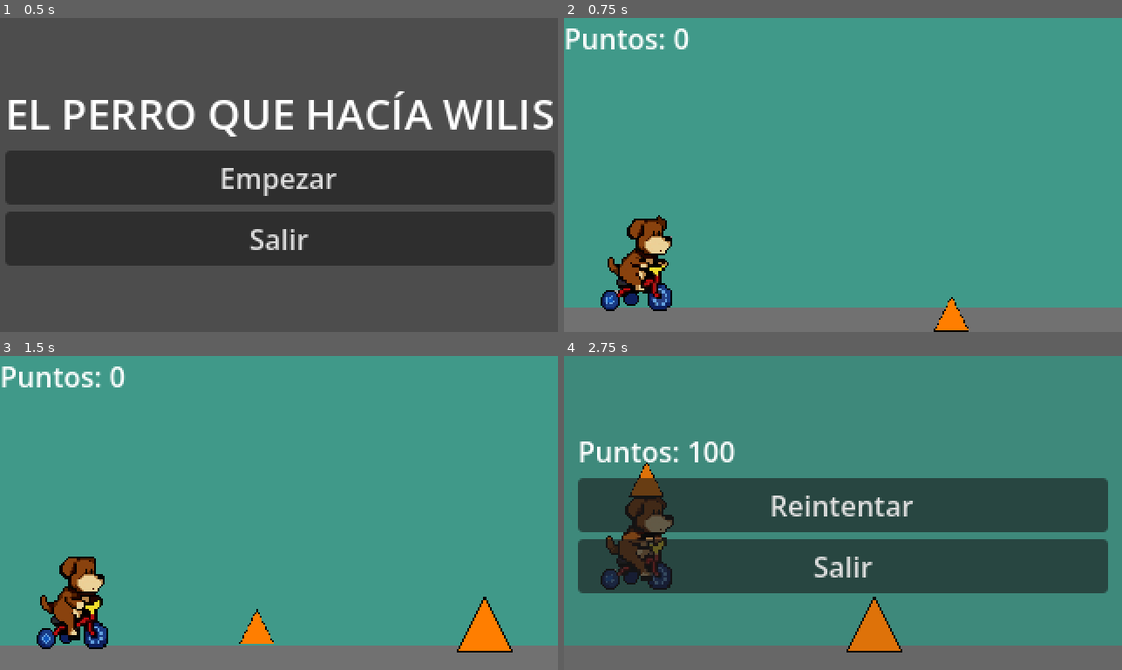
Above: before the commit, frames 1-4 (two rows, left to right).
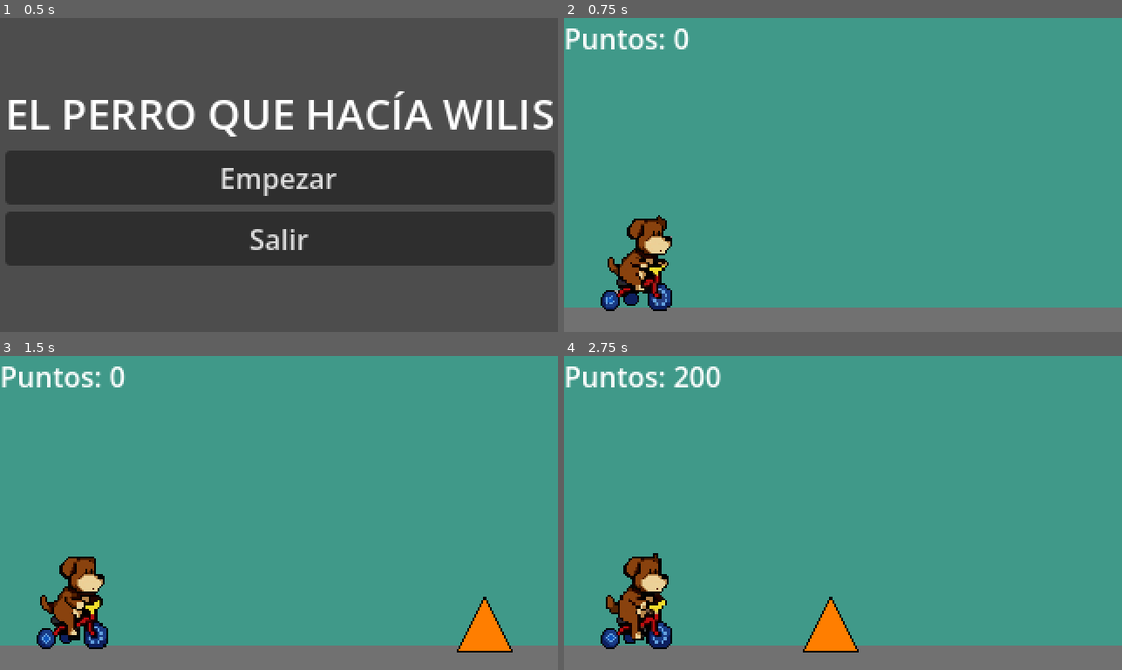
Above: after the commit, the same moments.

Repository: agusgonz/sideproject-gamejam
Game: Godot game, scene res://UI/MenuInicio.tscn
Same seed, same stepped clock (60 frames per second), same inputs: the game is played once before the commit and once after it.
Inputs:
- Up to frame 1 (0.5 s): no input
- Up to frame 2 (0.75 s): click "Empezar" at 0.5 s
- Up to frame 3 (1.5 s): tap Down (crouch) at 1.35 s
- Up to frame 4 (2.75 s): tap Space (jump) at 1.52, 2.27 s; tap Down (crouch) at 2.1 s

Frame 1 is identical in both runs. In frame 2, 0.4% of the frame differs, in the area x 66-73%, y 88-100%; in frame 3, 0.4%; in frame 4, 38%, in the area x 0-98%, y 3-95%.

Commit message:
agrega enemigo movil 2

Diff:
--- a/main.tscn
+++ b/main.tscn
@@ -6,7 +6,6 @@
 [ext_resource type="Script" uid="uid://cc8t1pymuyqbw" path="res://UI/score_label.gd" id="4_1bvp3"]
 [ext_resource type="Script" uid="uid://u7vlndwlg6w8" path="res://UI/canvas_layer_ui.gd" id="4_7mycd"]
 [ext_resource type="PackedScene" uid="uid://07qkgw2vte2n" path="res://UI/MenuGameOver.tscn" id="5_272bh"]
-[ext_resource type="PackedScene" uid="uid://dnkpu3bb3pbsj" path="res://entidades/obstaculo_movil.tscn" id="7_272bh"]
 
 [sub_resource type="Curve" id="Curve_1bvp3"]
 _data = [Vector2(0, 1), 0.0, 0.0, 0, 0, Vector2(1, 1), 0.0, 0.0, 0, 0]
@@ -86,9 +85,6 @@
 text = "Puntos: 0"
 script = ExtResource("4_1bvp3")
 
-[node name="ObstaculoMovil" parent="." unique_id=1215452562 instance=ExtResource("7_272bh")]
-position = Vector2(239, 122)
-
 [connection signal="gameover" from="GameManager" to="CanvasLayerUI" method="_on_game_manager_gameover"]
 [connection signal="score_changed" from="GameManager" to="CanvasLayerUI/ScoreLabel" method="_on_game_manager_score_changed"]
 [connection signal="timeout" from="GameManager/ScoreTimer" to="GameManager" method="_on_score_timer_timeout"]
